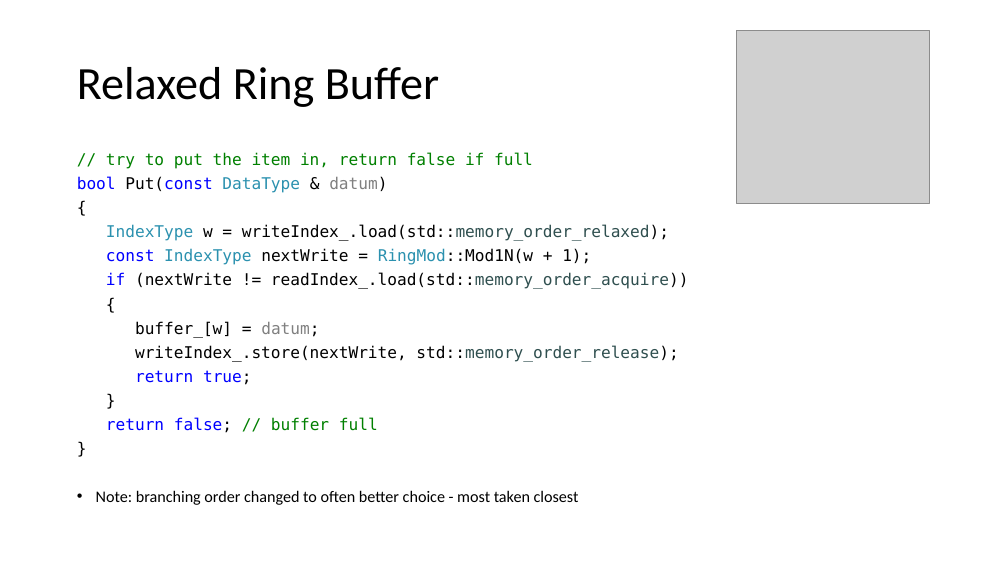
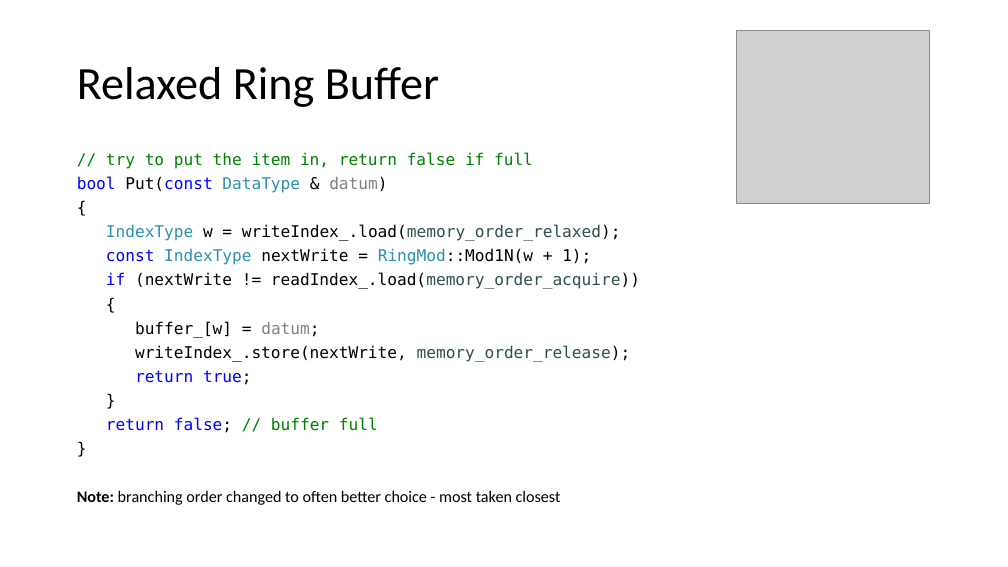
Before and after one commit to ChrisLomont/RingBuffer, a slide deck: slide 22 of Making a Ringbuffer.pptx (slide 21 before the commit). Drawn at 1008x567 pixels with LibreOffice and Linux fonts; fonts in the diff are those of the drawing; grey boxes stand for pictures. Boxes give left, top, right and bottom in pixels: in the first picture for what was removed or moved away, otherwise in the second. Text is boxed around its words. In the diff, an @@ line names an element or a change of style, - is before the commit and + after.

```diff
--- a/Making a Ringbuffer.pptx
+++ b/Making a Ringbuffer.pptx
@@ text at (106, 224, 621, 241): text changed @@
-IndexType w = writeIndex_.load(std::memory_order_relaxed);
+IndexType w = writeIndex_.load(memory_order_relaxed);
@@ text at (106, 272, 640, 289): text changed @@
-if (nextWrite != readIndex_.load(std::memory_order_acquire))
+if (nextWrite != readIndex_.load(memory_order_acquire))
@@ text at (135, 345, 631, 362): text changed @@
-writeIndex_.store(nextWrite, std::memory_order_release);
+writeIndex_.store(nextWrite, memory_order_release);
@@ text at (77, 490, 561, 505): bold on in "Note:"; bullet • to none @@
```
Also in this commit, not shown: 13 other slides changed, 2 slides added, 1 slide removed, 6 other files.
